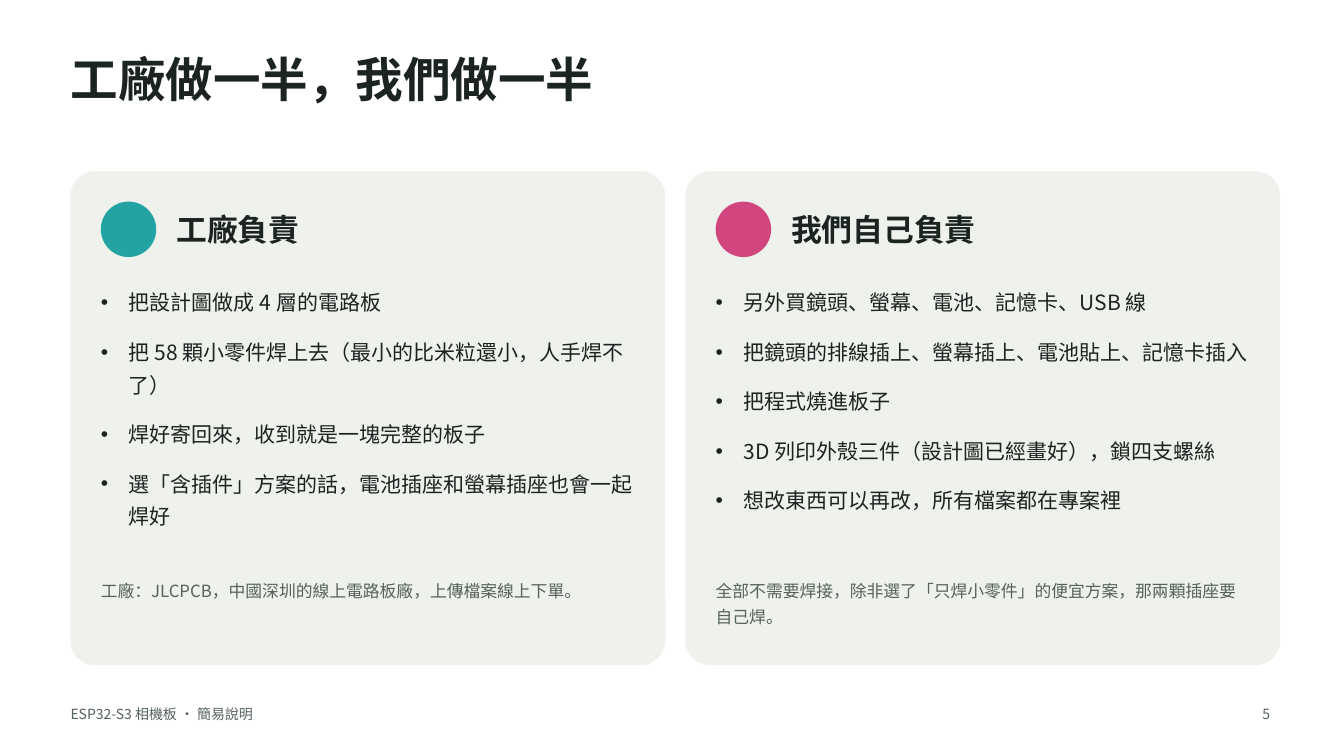
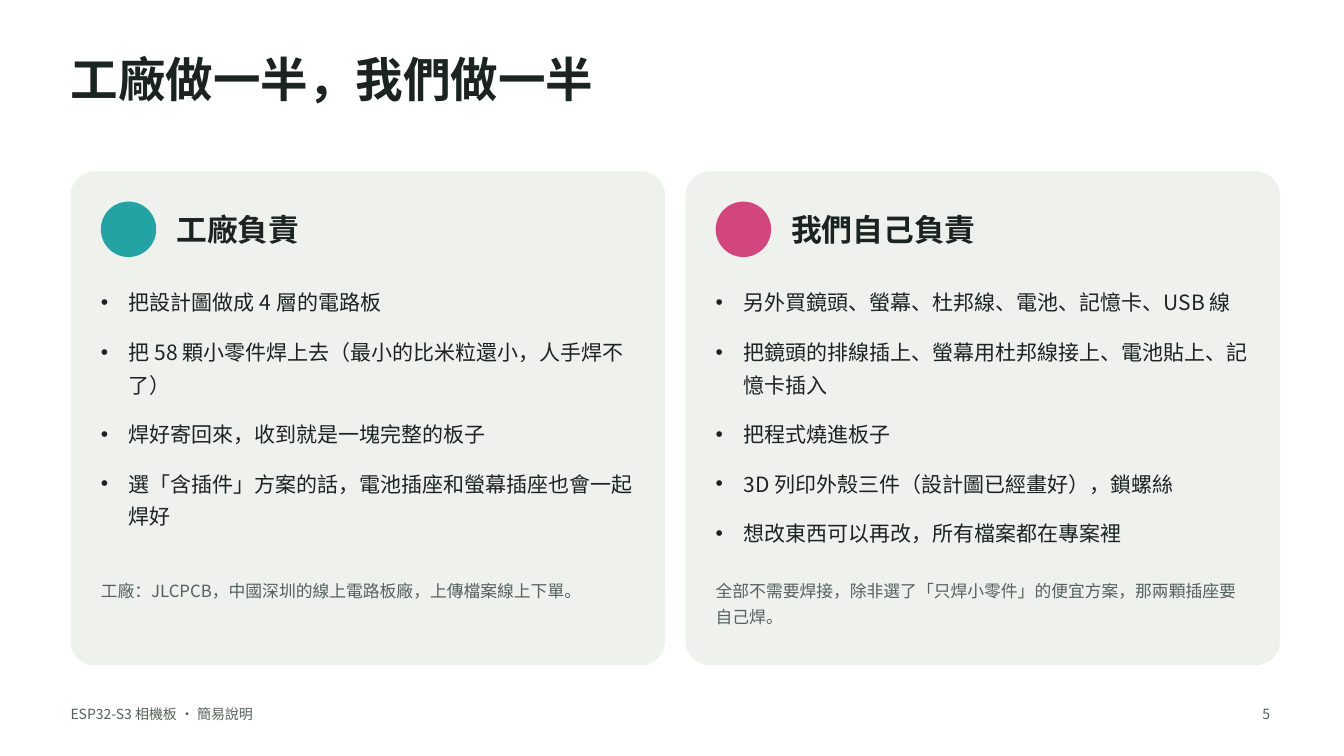
Before and after one commit to LCQIANN/esp32s3-camera, a slide deck: slide 5 of esp32s3-camera-v1.4-簡易版.pptx. Drawn at 1344x756 pixels with LibreOffice and Linux fonts; fonts in the diff are those of the drawing. Boxes give left, top, right and bottom in pixels: in the first picture for what was removed or moved away, otherwise in the second. Text is boxed around its words. In the diff, an @@ line names an element or a change of style, - is before the commit and + after.

```diff
--- a/esp32s3-camera-v1.4-簡易版.pptx
+++ b/esp32s3-camera-v1.4-簡易版.pptx
@@ text at [744, 292, 1248, 395]: text changed @@
-• 另外買鏡頭、螢幕、電池、記憶卡、USB 線
-• 把鏡頭的排線插上、螢幕插上、電池貼上、記憶卡插入
+• 另外買鏡頭、螢幕、杜邦線、電池、記憶卡、USB 線
+• 把鏡頭的排線插上、螢幕用杜邦線接上、電池貼上、記憶卡插入
@@ text at [744, 474, 1174, 494]: text changed @@
-• 3D 列印外殼三件（設計圖已經畫好），鎖四支螺絲
+• 3D 列印外殼三件（設計圖已經畫好），鎖螺絲
```
Also in this commit, not shown: 6 other slides changed, 5 other files.
